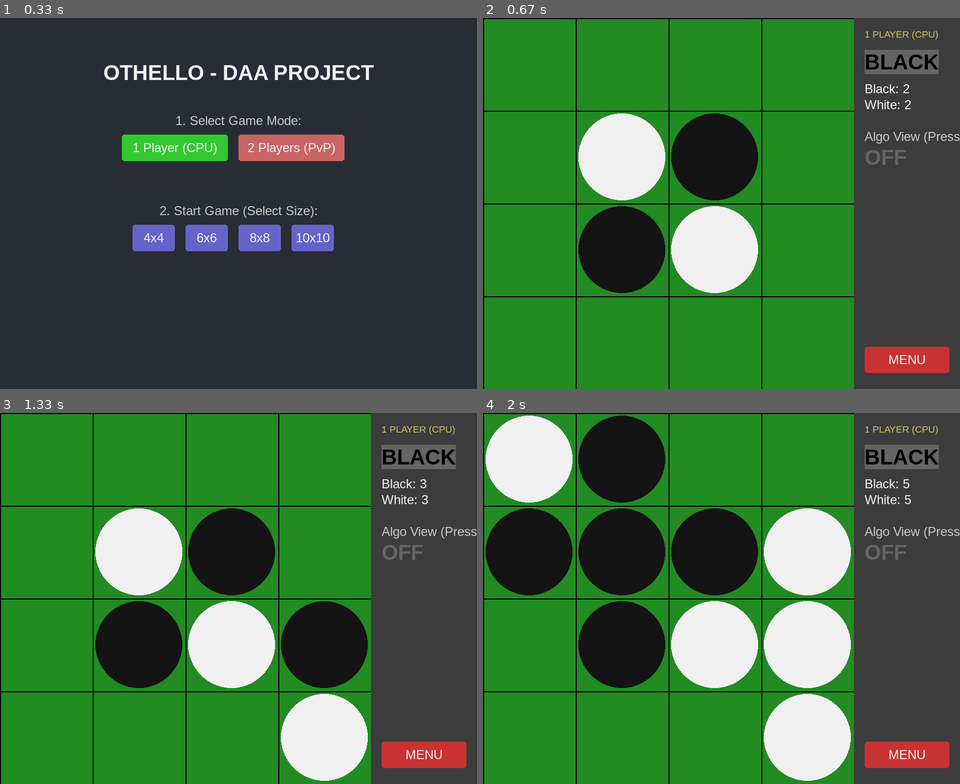
Above: before the commit, frames 1-4 (two rows, left to right).
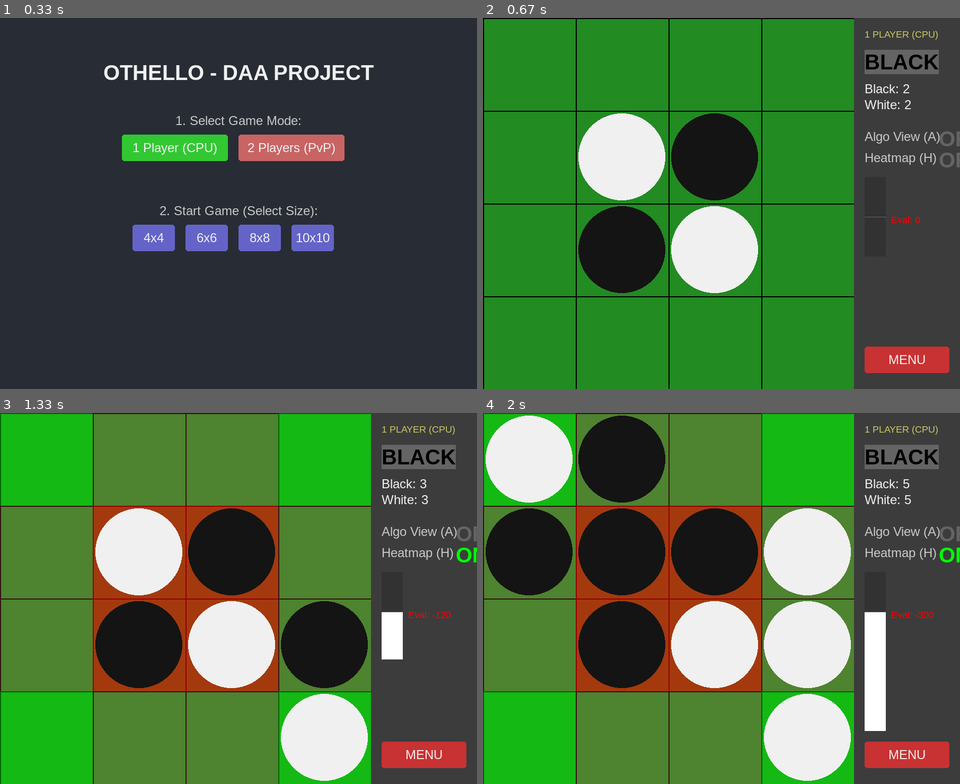
Above: after the commit, the same moments.

Repository: nimaldanyathk/Othello_DAA_Project
Game: pygame game, started from main_pygame.py
Same seed, same stepped clock (60 frames per second), same inputs: the game is played once before the commit and once after it.
Inputs (mouse positions are in pixels of both pictures, inside the frame that each line leads up to):
- Up to frame 1 (0.33 s): no input
- Up to frame 2 (0.67 s): click "4x4" at 0.38 s
- Up to frame 3 (1.33 s): click (286, 680) at 0.72 s; hold H from 1 s (still down)
- Up to frame 4 (2 s): release H at 1.47 s; click (597, 461) at 1.55 s; click (549, 587) at 1.88 s

Frame 1 is identical in both runs. In frame 2, 0.5% of the frame differs, in the area x 80-100%, y 30-56%; in frame 3, 59%, in the area x 0-100%, y 0-100%; in frame 4, 46%.

Commit message:
feat: Add Alpha-Beta Pruning, Heatmap, Eval Bar, and Sounds

Diff:
--- a/algorithms/graph.py
+++ b/algorithms/graph.py
@@ -42,16 +42,16 @@
                     visited.add(successor)
                     stack.append((successor, depth + 1))
 
-def depth_limited_dfs_generator(state, depth, player, heuristic_func):
+def alpha_beta_generator(state, depth, alpha, beta, player, heuristic_func):
     """
-    Generator version of Minimax.
+    Generator version of Minimax with Alpha-Beta Pruning.
     Yields:
-        dict: {'type': 'search_node', 'state': state, 'depth': depth, 'score': val}
-    Returns:
-        (best_score, best_op) via StopIteration value (or final yield logic)
+        {'type': 'search_node', ...} for visiting
+        {'type': 'leaf', ...} for evaluation
+        {'type': 'prune', ...} for cutoff events
     """
     # Yield current state visiting
-    yield {'type': 'search_node', 'state': state, 'depth': depth, 'score': None}
+    yield {'type': 'search_node', 'state': state, 'depth': depth, 'score': None, 'alpha': alpha, 'beta': beta}
 
     if depth == 0 or state.is_terminal():
         score = heuristic_func(state.board, player)
@@ -61,26 +61,43 @@
     successors = state.get_successors()
     if not successors:
         # Pass turn
-        # We need to yield from recursive call
-        result = yield from depth_limited_dfs_generator(state, depth-1, player, heuristic_func)
-        return result
+        # Recurse with same alpha/beta
+        val = yield from alpha_beta_generator(state, depth-1, alpha, beta, player, heuristic_func)
+        return val
 
-    best_score = float('-inf') if state.player == player else float('inf')
     best_op = None
 
-    for successor in successors:
-        score, _ = yield from depth_limited_dfs_generator(successor, depth - 1, player, heuristic_func)
+    if state.player == player: # Maximizer
+        value = float('-inf')
+        for successor in successors:
+            score, _ = yield from alpha_beta_generator(successor, depth - 1, alpha, beta, player, heuristic_func)
 
-        if state.player == player: # Maximize
-            if score > best_score:
-                best_score = score
-                best_op = successor
-        else: # Minimize (Opponent's turn)
-            if score < best_score:
-                best_score = score
+            if score > value:
+                value = score
                 best_op = successor
 
-    return best_score, best_op
+            alpha = max(alpha, value)
+            if value >= beta:
+                # PRUNING
+                yield {'type': 'prune', 'state': successor, 'depth': depth, 'score': value}
+                break # Beta Cutoff
+        return value, best_op
+
+    else: # Minimizer (Opponent)
+        value = float('inf')
+        for successor in successors:
+            score, _ = yield from alpha_beta_generator(successor, depth - 1, alpha, beta, player, heuristic_func)
+
+            if score < value:
+                value = score
+                best_op = successor
+
+            beta = min(beta, value)
+            if value <= alpha:
+                 # PRUNING
+                yield {'type': 'prune', 'state': successor, 'depth': depth, 'score': value}
+                break # Alpha Cutoff
+        return value, best_op
 
 def get_best_move_generator(state, depth=3):
     """
@@ -90,7 +107,8 @@
     """
     # Use yield from to capture the return value (best_score, best_op)
     # while propagating all visualization dicts up.
-    _, best_op = yield from depth_limited_dfs_generator(state, depth, state.player, weighted_heuristic)
+    # Start with full alpha-beta window [-inf, +inf]
+    _, best_op = yield from alpha_beta_generator(state, depth, float('-inf'), float('inf'), state.player, weighted_heuristic)
 
     yield {'type': 'result', 'state': best_op}
 
--- a/algorithms/heuristics.py
+++ b/algorithms/heuristics.py
@@ -11,6 +11,38 @@
         diff = -diff
     return diff
 
+def get_cell_weight(r, c, size):
+    """
+    Returns the strategic weight of a cell.
+    Positive = Good, Negative = Bad.
+    """
+    # Corner coordinates
+    corners = {(0,0), (0, size-1), (size-1, 0), (size-1, size-1)}
+
+    if (r,c) in corners:
+        return 100
+
+    # Check edges
+    if (r == 0 or r == size-1 or c == 0 or c == size-1):
+        # Edge but not corner
+        # Check if it's adjacent to corner (Risk)
+        is_risky = False
+        for cr, cc in corners:
+            if abs(r-cr) <= 1 and abs(c-cc) <= 1:
+                is_risky = True
+                break
+        return -20 if is_risky else 10
+
+    # Inner board
+    # Check 'C-squares' (diagonal from corner)
+    is_c_square = False
+    for cr, cc in corners:
+        if abs(r-cr) == 1 and abs(c-cc) == 1:
+            is_c_square = True
+            break
+
+    return -50 if is_c_square else 1
+
 def weighted_heuristic(board, player):
     """
     Heuristic considering board position weights (corners are valuable).
@@ -19,42 +51,13 @@
     size = board.SIZE
     score = 0
 
-    # Corner coordinates
-    corners = {(0,0), (0, size-1), (size-1, 0), (size-1, size-1)}
-
-    # Simple dynamic weighting:
-    # Corner: 100
-    # Edge: 10
-    # Adjacent to corner (danger zone): -20
-    # Other: 1
-
     for r in range(size):
         for c in range(size):
             cell = board.grid[r][c]
             if cell == Board.EMPTY:
                 continue
 
-            val = 1
-            if (r,c) in corners:
-                val = 100
-            elif (r == 0 or r == size-1 or c == 0 or c == size-1):
-                # Edge but not corner
-                # Check if it's adjacent to corner (Risk)
-                is_risky = False
-                for cr, cc in corners:
-                    if abs(r-cr) <= 1 and abs(c-cc) <= 1:
-                        is_risky = True
-                        break
-                val = -20 if is_risky else 10
-            else:
-                 # Inner board
-                 # Check 'C-squares' (diagonal from corner)
-                 is_c_square = False
-                 for cr, cc in corners:
-                     if abs(r-cr) == 1 and abs(c-cc) == 1:
-                         is_c_square = True
-                         break
-                 val = -50 if is_c_square else 1
+            val = get_cell_weight(r, c, size)
 
             if cell == player:
                 score += val
--- /dev/null
+++ b/generate_sounds.py
@@ -0,0 +1,45 @@
+import wave
+import math
+import struct
+import os
+
+def create_sound(filename, frequency, duration, volume=0.5, fade_out=True):
+    sample_rate = 44100
+    n_samples = int(sample_rate * duration)
+
+    with wave.open(filename, 'w') as wav_file:
+        wav_file.setnchannels(1)
+        wav_file.setsampwidth(2)
+        wav_file.setframerate(sample_rate)
+
+        for i in range(n_samples):
+            t = i / sample_rate
+            val = math.sin(2 * math.pi * frequency * t)
+
+            # Simple fade out
+            if fade_out:
+                val *= (1 - i / n_samples)
+
+            # Scale to 16-bit integer
+            val = int(val * volume * 32767)
+            wav_file.writeframes(struct.pack('h', val))
+
+def create_move_sound():
+    # Short "thock" sound
+    create_sound('assets/sounds/move.wav', 200, 0.1, volume=0.6)
+
+def create_win_sound():
+    # Victory arpeggio-ish
+    create_sound('assets/sounds/win.wav', 440, 0.5, volume=0.5)
+
+def create_flip_sound():
+    # Higher pitched "swish"
+    create_sound('assets/sounds/flip.wav', 600, 0.05, volume=0.3)
+
+if __name__ == "__main__":
+    if not os.path.exists('assets/sounds'):
+        os.makedirs('assets/sounds')
+    create_move_sound()
+    create_win_sound()
+    create_flip_sound()
+    print("Sounds generated in assets/sounds/")
--- a/ui/pygame_gui.py
+++ b/ui/pygame_gui.py
@@ -2,7 +2,9 @@
 import sys
 from model.board import Board
 from model.game_state import GameState
-from algorithms.graph import get_best_move_generator
+from algorithms.graph import get_best_move_generator, weighted_heuristic
+from algorithms.heuristics import get_cell_weight
+import os
 
 # Enums
 STATE_MENU = 0
@@ -38,8 +40,27 @@
 
     def __init__(self):
         pygame.init()
+
+        self.sound_enabled = False
+        try:
+            pygame.mixer.init()
+            self.sound_enabled = True
+        except (NotImplementedError, pygame.error) as e:
+            print(f"Warning: Audio system unavailable - {e}")
+
         self.screen = pygame.display.set_mode((self.SCREEN_WIDTH, self.SCREEN_HEIGHT))
         pygame.display.set_caption("Othello - DAA Algorithm Visualization")
+
+        # Load Sounds
+        self.sounds = {}
+        if self.sound_enabled:
+            try:
+                self.sounds['move'] = pygame.mixer.Sound('assets/sounds/move.wav')
+                self.sounds['flip'] = pygame.mixer.Sound('assets/sounds/flip.wav')
+                self.sounds['win'] = pygame.mixer.Sound('assets/sounds/win.wav')
+            except Exception as e:
+                print(f"Warning: Sound loading failed - {e}")
+                self.sound_enabled = False # Disable if loading fails
 
         self.clock = pygame.time.Clock()
         self.font_title = pygame.font.SysFont('Arial', 40, bold=True)
@@ -61,8 +82,10 @@
 
         # Algo Mode
         self.algo_mode = False
+        self.heatmap_mode = False
         self.ai_generator = None
         self.current_vis_data = None
+        self.last_eval_score = 0
 
         self.running = True
 
@@ -76,6 +99,8 @@
         self.app_state = STATE_PLAYING
         self.current_vis_data = None
         self.ai_generator = None
+        self.last_eval_score = 0
+        self.play_sound('move')
 
         # Recalculate cell size
         self.CELL_SIZE = self.BOARD_AREA_SIZE // self.grid_size
@@ -137,6 +162,7 @@
         for rect, mode_val in self.menu_buttons_mode:
             if rect.collidepoint(pos):
                 self.selected_mode_option = mode_val
+                self.play_sound('flip')
                 return
 
         # Check Size Selection (Start Game)
@@ -145,6 +171,13 @@
                 self.start_game(size)
                 return
 
+    def play_sound(self, name):
+        if self.sound_enabled and name in self.sounds:
+            try:
+                self.sounds[name].play()
+            except:
+                pass
+
     def draw_board(self):
         self.screen.fill(self.COLOR_BG)
 
@@ -153,6 +186,10 @@
             pos = i * self.CELL_SIZE
             pygame.draw.line(self.screen, self.COLOR_LINE, (pos, 0), (pos, self.BOARD_AREA_SIZE), 2)
             pygame.draw.line(self.screen, self.COLOR_LINE, (0, pos), (self.BOARD_AREA_SIZE, pos), 2)
+
+        # Heatmap Overlay
+        if self.heatmap_mode:
+            self._draw_heatmap()
 
         # Discs
         for r in range(self.grid_size):
@@ -178,6 +215,23 @@
 
         # Side Panel
         self._draw_side_panel()
+
+    def _draw_heatmap(self):
+        s = pygame.Surface((self.CELL_SIZE, self.CELL_SIZE), pygame.SRCALPHA)
+        for r in range(self.grid_size):
+            for c in range(self.grid_size):
+                w = get_cell_weight(r, c, self.grid_size)
+                if w > 1:
+                     # Greenish for good
+                     color = (0, 255, 0, 100) if w == 100 else (100, 255, 100, 50)
+                elif w < 1:
+                     # Reddish for bad
+                     color = (255, 0, 0, 150) if w == -50 else (255, 100, 100, 50)
+                else:
+                     continue
+
+                pygame.draw.rect(s, color, s.get_rect())
+                self.screen.blit(s, (c*self.CELL_SIZE, r*self.CELL_SIZE))
 
     def _draw_disc(self, r, c, player, alpha):
         x = c * self.CELL_SIZE + self.CELL_SIZE // 2
@@ -228,6 +282,45 @@
         txt = self.font.render(f"SIMULATING DEPTH {depth}", True, col)
         self.screen.blit(txt, (20, 20))
 
+        # Pruning Visualization
+        if data['type'] == 'prune':
+            p_state = data['state']
+            if p_state:
+                 # Just flash a red border or text
+                 pygame.draw.rect(self.screen, (255, 0, 0), (0, 0, self.BOARD_AREA_SIZE, self.BOARD_AREA_SIZE), 10)
+                 t = self.font_title.render("PRUNED!", True, (255, 0, 0))
+                 self.screen.blit(t, (self.BOARD_AREA_SIZE//2 - t.get_width()//2, self.BOARD_AREA_SIZE//2))
+
+    def _draw_eval_bar(self, x, y, width, height):
+        # Background
+        pygame.draw.rect(self.screen, (50, 50, 50), (x, y, width, height))
+
+        # Normalized score: -100 (White winning) to +100 (Black winning)
+        # Clamped
+        score = max(-500, min(500, self.last_eval_score))
+
+        # Center is 0
+        center_y = y + height // 2
+
+        # Height of bar per score unit
+        # Full height (height/2) represents 100 points roughly for visual
+        pixels_per_point = (height/2) / 100
+        bar_h = abs(score) * pixels_per_point
+
+        if score > 0:
+            # Black advantage (Bottom up from center? Or Top? Usually Black is bottom in Othello/Chess conventions varies. Let's say Black is positive/Up)
+            # Actually standard Evaluation bar: Top is usually Advantage White if White is top player.
+            # Visual: Black is positive (Up from center)
+            rect = pygame.Rect(x, center_y - bar_h, width, bar_h)
+            pygame.draw.rect(self.screen, (0, 0, 0), rect) # Black bar
+        else:
+            # White advantage (Down from center)
+            rect = pygame.Rect(x, center_y, width, bar_h)
+            pygame.draw.rect(self.screen, (255, 255, 255), rect) # White bar
+
+        # Center Line
+        pygame.draw.line(self.screen, (100, 100, 100), (x, center_y), (x + width, center_y), 1)
+
     def _draw_side_panel(self):
         panel_x = self.BOARD_AREA_SIZE
         pygame.draw.rect(self.screen, (60, 60, 60), (panel_x, 0, self.SCREEN_WIDTH-panel_x, self.SCREEN_HEIGHT))
@@ -252,15 +345,31 @@
 
         mode_txt = "ON" if self.algo_mode else "OFF"
         mode_col = (0, 255, 0) if self.algo_mode else (100, 100, 100)
-        self.screen.blit(self.font.render("Algo View (Press A)", True, (200,200,200)), (x, y))
-        y += 30
-        self.screen.blit(self.font_title.render(mode_txt, True, mode_col), (x, y))
-        y += 60
+        mode_txt = "ON" if self.algo_mode else "OFF"
+        mode_col = (0, 255, 0) if self.algo_mode else (100, 100, 100)
+        self.screen.blit(self.font.render("Algo View (A)", True, (200,200,200)), (x, y))
+        self.screen.blit(self.font_title.render(mode_txt, True, mode_col), (x + 140, y - 5))
+        y += 40
+
+        hm_txt = "ON" if self.heatmap_mode else "OFF"
+        hm_col = (0, 255, 0) if self.heatmap_mode else (100, 100, 100)
+        self.screen.blit(self.font.render("Heatmap (H)", True, (200,200,200)), (x, y))
+        self.screen.blit(self.font_title.render(hm_txt, True, hm_col), (x + 140, y - 5))
+        y += 50
+
+        # Eval Bar
+        self._draw_eval_bar(x, y, 40, 150)
+        # Text
+        sc = self.last_eval_score
+        col = (0, 255, 0) if sc > 0 else (255, 0, 0)
+        self.screen.blit(self.small_font.render(f"Eval: {sc}", True, col), (x + 50, y + 70))
+        y += 170
 
         if self.game_state.is_terminal():
             winner = self.game_state.get_winner()
             t = "Black Wins!" if winner==1 else "White Wins!" if winner==-1 else "Draw!"
             self.screen.blit(self.font_title.render(t, True, (255,255,0)), (x, y))
+            self.play_sound('win')
 
         # Restart
         self.btn_restart = pygame.Rect(x, self.SCREEN_HEIGHT - 80, 160, 50)
@@ -275,10 +384,19 @@
             vis = next(self.ai_generator)
             if vis['type'] == 'result':
                 self.game_state = vis['state']
+
+                # Update Score for Eval Bar
+                self.last_eval_score = weighted_heuristic(self.game_state.board, Board.BLACK)
+
                 self.ai_generator = None
                 self.current_vis_data = None
+                self.play_sound('move')
             else:
                 self.current_vis_data = vis
+                # Optional: Play ticking sound for search?
+                if vis['type'] == 'prune':
+                     # self.play_sound('flip') # Maybe too annoying
+                     pass
         except StopIteration:
             self.ai_generator = None
 
@@ -298,6 +416,9 @@
                     if event.type == pygame.KEYDOWN:
                         if event.key == pygame.K_a:
                             self.algo_mode = not self.algo_mode
+                        if event.key == pygame.K_h:
+                            self.heatmap_mode = not self.heatmap_mode
+                            self.play_sound('flip')
 
                     if event.type == pygame.MOUSEBUTTONDOWN:
                         # Human Move Logic
@@ -313,16 +434,21 @@
                                  c, r = mx // self.CELL_SIZE, my // self.CELL_SIZE
                                  if self.game_state.board.is_valid_move(r, c, self.game_state.player):
                                      new_board, _ = self.game_state.board.apply_move(r, c, self.game_state.player)
+                                     self.play_sound('move')
+
                                      # Match successor
                                      successors = self.game_state.get_successors()
                                      for s in successors:
                                          if s.board.grid == new_board.grid:
                                              self.game_state = s
+                                             # Update Eval
+                                             self.last_eval_score = weighted_heuristic(self.game_state.board, Board.BLACK)
                                              break
 
                         # Restart Button
                         if hasattr(self, 'btn_restart') and self.btn_restart.collidepoint((mx, my)):
                              self.app_state = STATE_MENU
+                             self.play_sound('flip')
 
             # Render
             if self.app_state == STATE_MENU:
Not shown, added: assets/sounds/flip.wav
Not shown, added: assets/sounds/move.wav
Not shown, added: assets/sounds/win.wav
